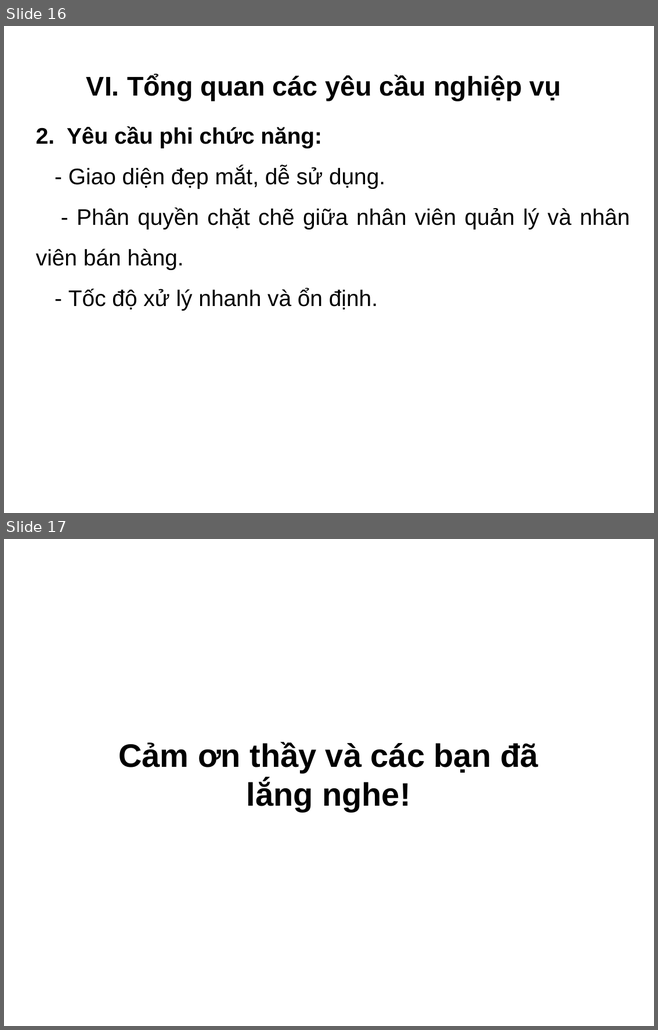
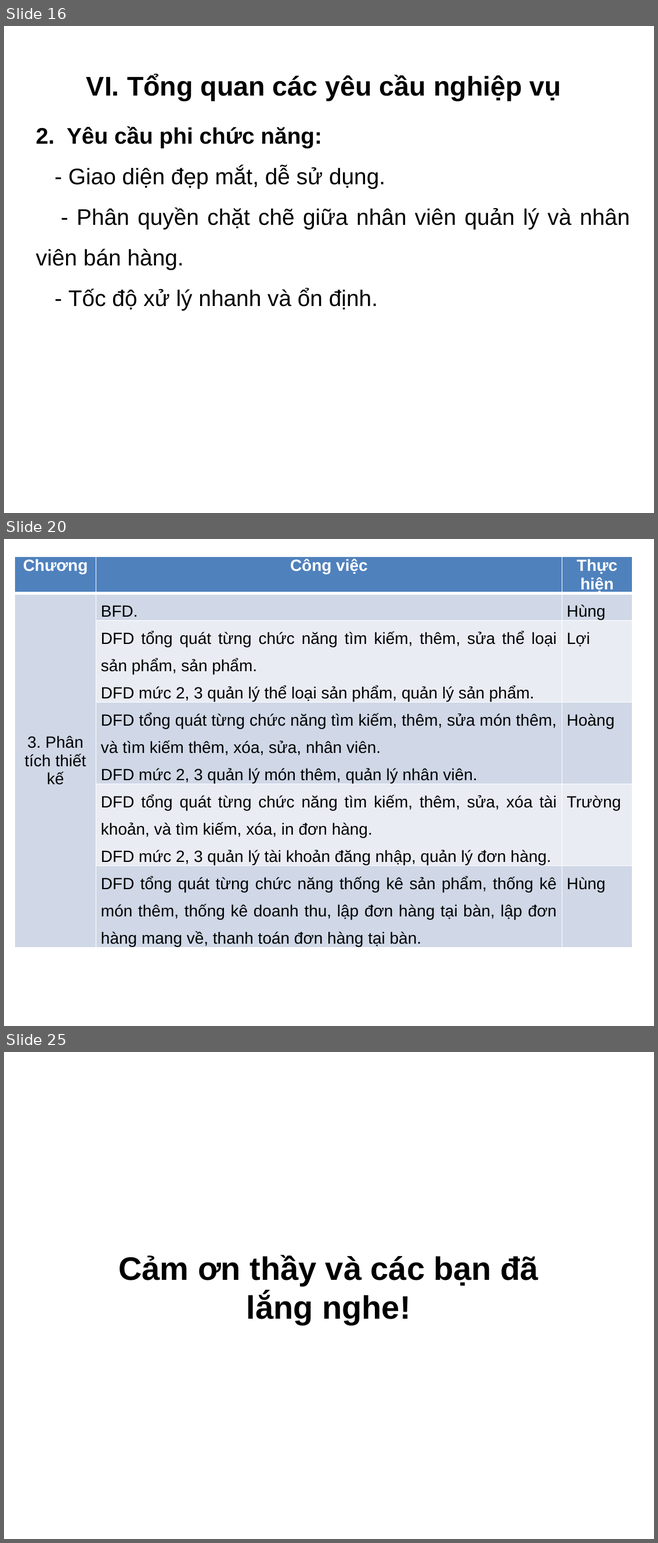
Before and after one commit to hungtadasuke/CoffeShop_SoftwareTechnology, a slide deck: Word_PDF_full/Slide.pptx. Shown one above the other, each under a label of ours: slides 16 and 17 before the commit, slides 16, 20 and 25 after it; the slides between them are not shown. The pictures are 658x1030 and 658x1543 pixels, drawn with LibreOffice and Linux fonts; fonts in the diff are those of the drawing; background and template pictures are left out. Boxes give left, top, right and bottom in pixels: in the first picture for what was removed or moved away, otherwise in the second. Text is boxed around its words. In the diff, an @@ line names an element or a change of style, - is before the commit and + after.

```diff
--- a/Word_PDF_full/Slide.pptx
+++ b/Word_PDF_full/Slide.pptx
@@ slide 20 added at [4,539,654,1026], background picture (left out) @@
@@ table added at [15,556,632,976], 6 rows, 3 columns @@
+Chương | Công việc | Thực hiện
+3. Phân tích thiết kế | BFD. | Hùng
+ | DFD tổng quát từng chức năng tìm kiếm, thêm, sửa thể loại sản phẩm, sản phẩm. / DFD mức 2, 3 quản lý thể loại sản phẩm, quản lý sản phẩm. | Lợi
+ | DFD tổng quát từng chức năng tìm kiếm, thêm, sửa món thêm, và tìm kiếm thêm, xóa, sửa, nhân viên. / DFD mức 2, 3 quản lý món thêm, quản lý nhân viên. | Hoàng
+ | DFD tổng quát từng chức năng tìm kiếm, thêm, sửa, xóa tài khoản, và tìm kiếm, xóa, in đơn hàng. / DFD mức 2, 3 quản lý tài khoản đăng nhập, quản lý đơn hàng. | Trường
+ | DFD tổng quát từng chức năng thống kê sản phẩm, thống kê món thêm, thống kê doanh thu, lập đơn hàng tại bàn, lập đơn hàng mang về, thanh toán đơn hàng tại bàn. | Hùng
@@ what was slide 17 is now slide 25 @@
```
Also in this commit, not shown: 7 other slides added, 9 other files.
